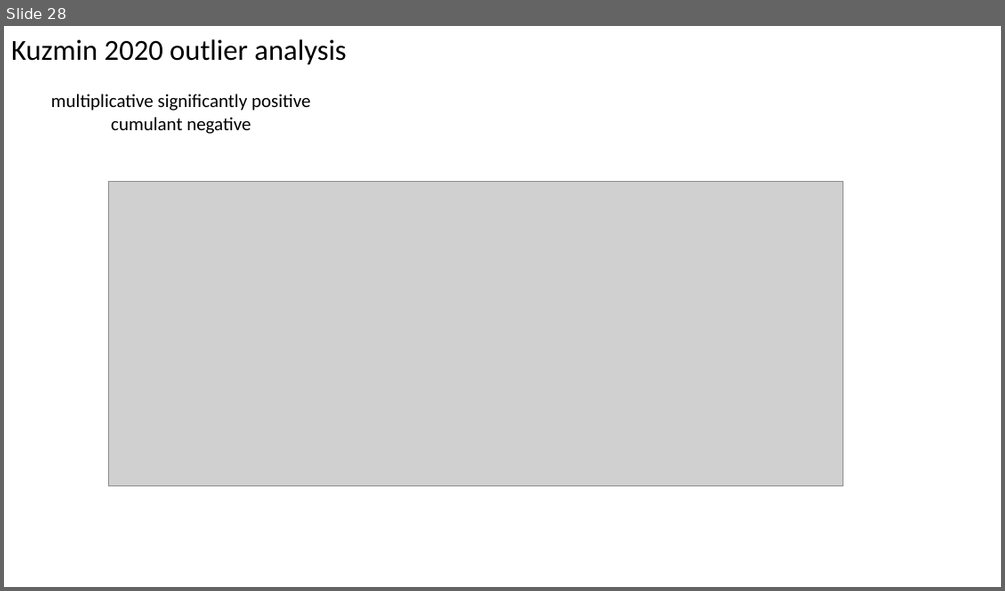
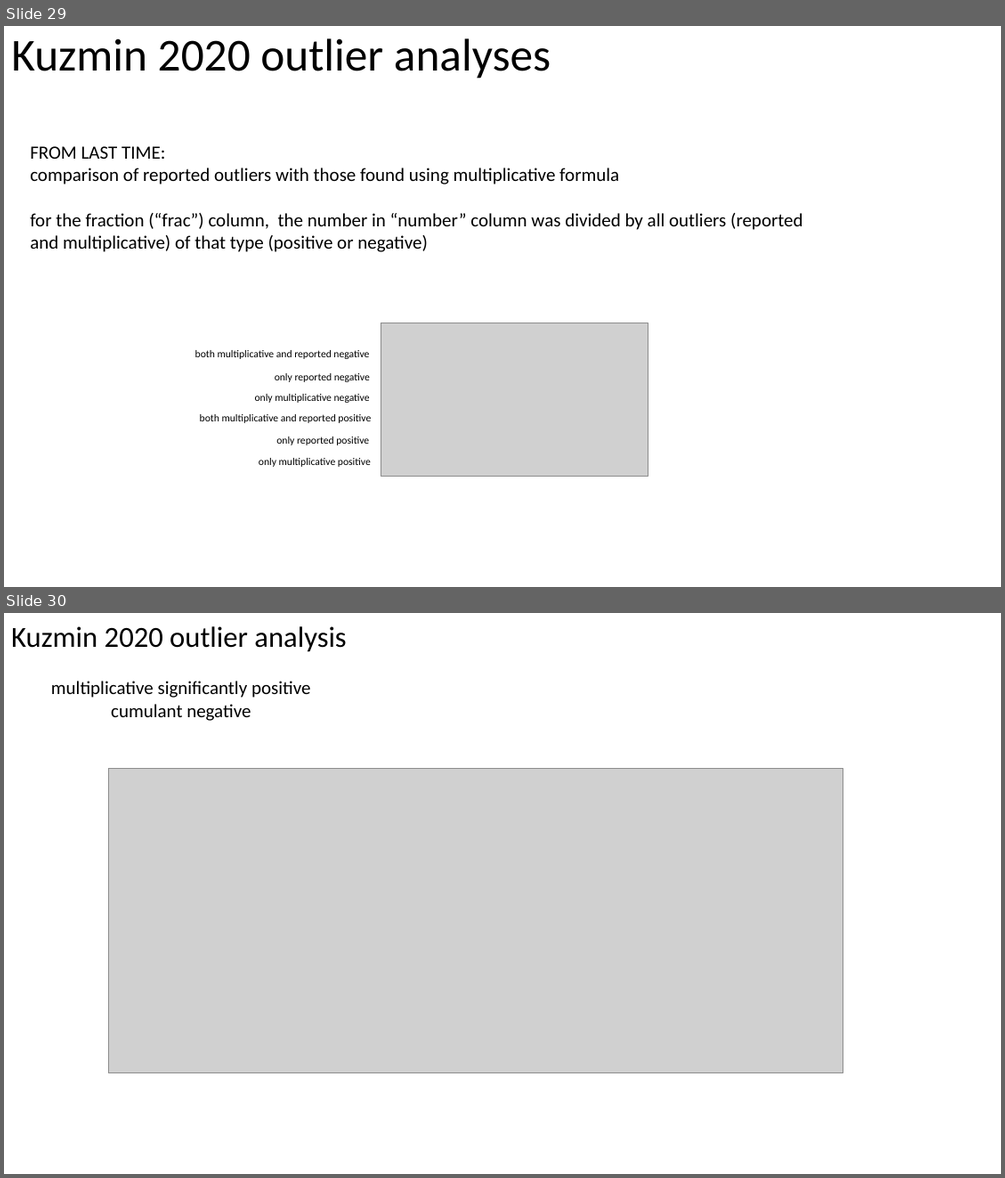
Before and after one commit to brian-arnold/epistasis_reanalysis, a slide deck: yeast_screens/yeast_screens_epistasis_summary.pptx. Shown one above the other, each under a label of ours: slide 28 before the commit, slides 29 and 30 after it. The pictures are 1005x591 and 1005x1178 pixels, drawn with LibreOffice and Linux fonts; fonts in the diff are those of the drawing; grey boxes stand for pictures. Boxes give left, top, right and bottom in pixels: in the first picture for what was removed or moved away, otherwise in the second. Text is boxed around its words. In the diff, an @@ line names an element or a change of style, - is before the commit and + after.

Commit message:
protein interaction analysis by experiment type

```diff
--- a/yeast_screens/yeast_screens_epistasis_summary.pptx
+++ b/yeast_screens/yeast_screens_epistasis_summary.pptx
@@ slide 29 added at (x1=4, y1=26, x2=1001, y2=587), background #FFFFFF @@
@@ title added at (x1=11, y1=38, x2=550, y2=79), 44 pt, text #000000 @@
+Kuzmin 2020 outlier analyses
@@ text added at (x1=30, y1=146, x2=802, y2=252), 18 pt, text #000000 @@
+FROM LAST TIME:
+comparison of reported outliers with those found using multiplicative formula
+for the fraction (“frac”) column, the number in “number” column was divided by all outliers (reported and multiplicative) of that type (positive or negative)
@@ picture added at (x1=380, y1=323, x2=647, y2=476) @@
@@ text added at (x1=195, y1=350, x2=369, y2=359), 10 pt, text #000000 @@
+both multiplicative and reported negative
@@ text added at (x1=255, y1=394, x2=370, y2=402), 10 pt, text #000000 @@
+only multiplicative negative
@@ text added at (x1=275, y1=373, x2=370, y2=382), 10 pt, text #000000 @@
+only reported negative
@@ text added at (x1=200, y1=414, x2=371, y2=423), 10 pt, text #000000 @@
+both multiplicative and reported positive
@@ text added at (x1=276, y1=436, x2=369, y2=445), 10 pt, text #000000 @@
+only reported positive
@@ text added at (x1=259, y1=458, x2=371, y2=467), 10 pt, text #000000 @@
+only multiplicative positive
@@ what was slide 28 is now slide 30 @@
```
Also in this commit, not shown: 1 slide changed, 9 other slides added, 1 slide removed, 8 other files.
